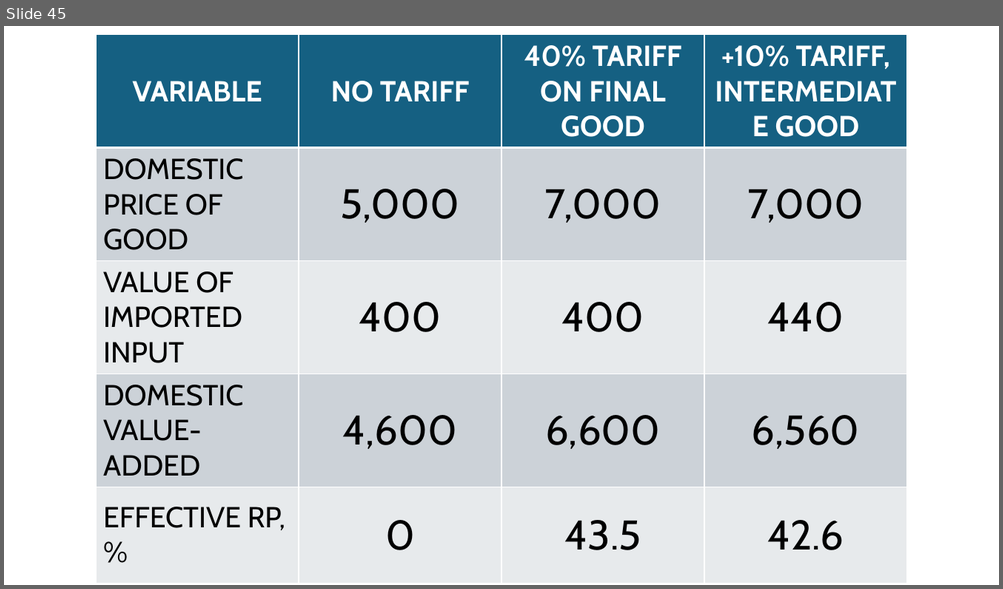
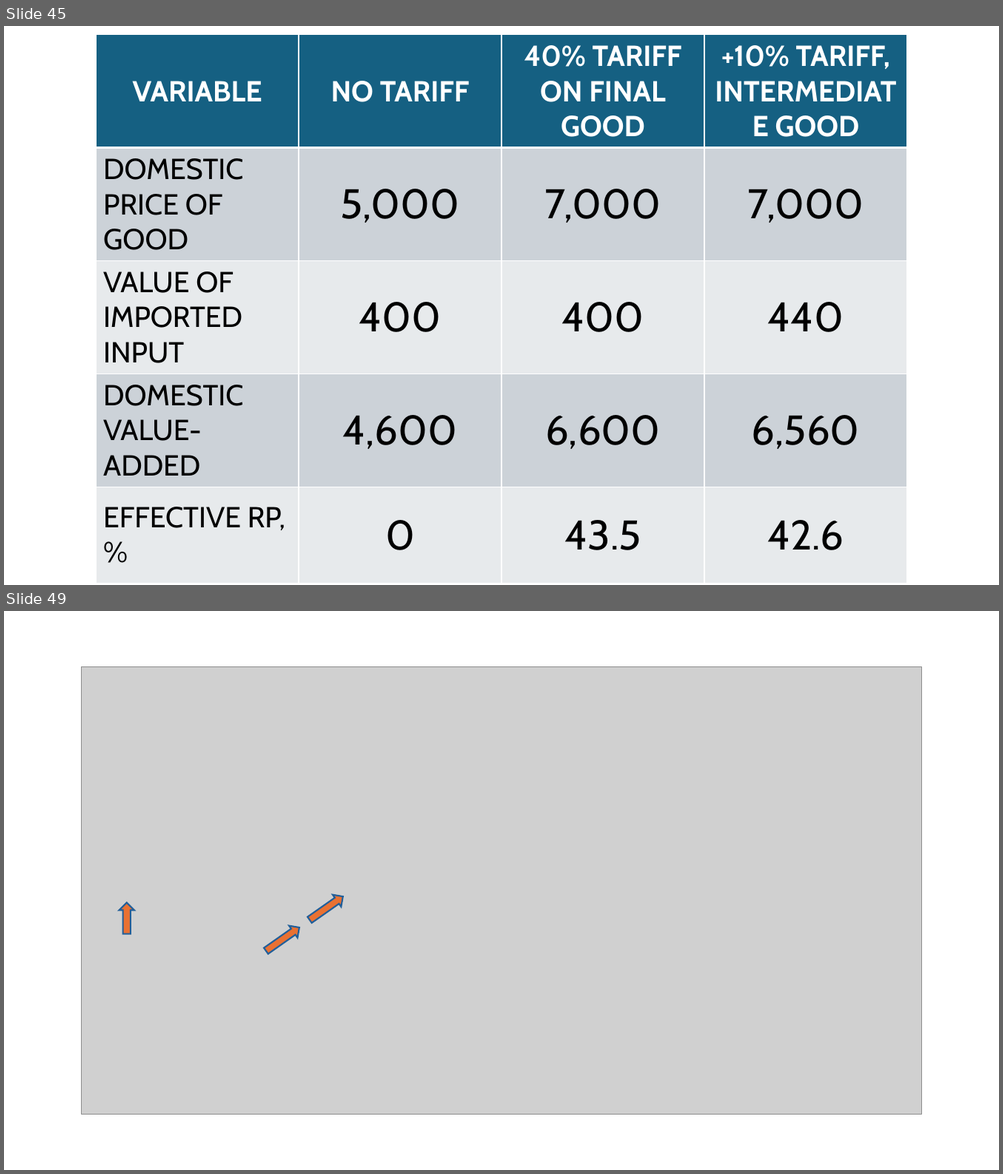
Before and after one commit to jrojas1003/EC-380-Intl-Econ-Issues, a slide deck: Slides/graph-creator.pptx. Shown one above the other, each under a label of ours: slide 45 before the commit, slides 45 and 49 after it; the slides between them are not shown. The pictures are 1003x589 and 1003x1174 pixels, drawn with LibreOffice and Linux fonts; fonts in the diff are those of the drawing; grey boxes stand for pictures. Boxes give left, top, right and bottom in pixels: in the first picture for what was removed or moved away, otherwise in the second. Text is boxed around its words. In the diff, an @@ line names an element or a change of style, - is before the commit and + after.

```diff
--- a/Slides/graph-creator.pptx
+++ b/Slides/graph-creator.pptx
@@ slide 49 added at [4, 611, 999, 1170], background #FFFFFF @@
@@ picture added at [82, 667, 922, 1115] @@
@@ right arrow added at [306, 891, 348, 926], fill #E97132, outline #215F9A 1.5 pt @@
@@ right arrow added at [119, 903, 134, 934], fill #E97132, outline #215F9A 1.5 pt @@
@@ right arrow added at [262, 921, 304, 957], fill #E97132, outline #215F9A 1.5 pt @@
```
Also in this commit, not shown: 3 other slides added.
